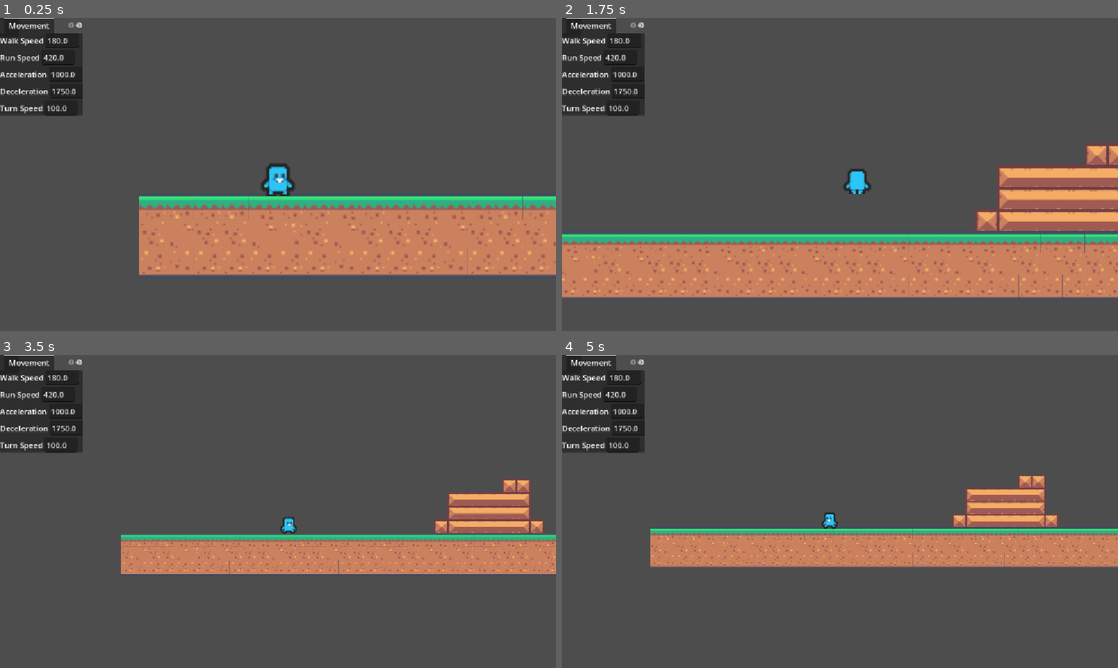
Above: before the commit, frames 1-4 (two rows, left to right).
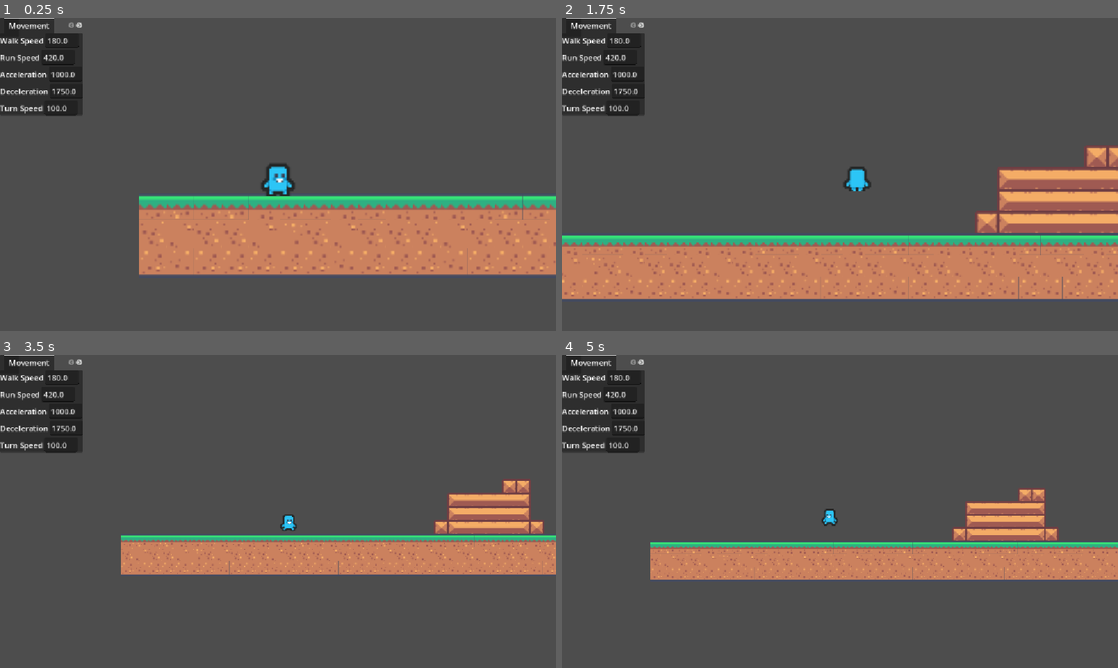
Above: after the commit, the same moments.

Repository: bridgerbird/GMTK2026-Game-Jam
Game: Godot game, scene res://scenes/level_tutorial.tscn
Two runs of this game, one before a commit and one after it. Both use one fixed random seed, a clock stepped at 60 frames per second and the inputs below. The project has no main scene, so this scene is started directly.
Inputs:
- Up to frame 1 (0.25 s): no input
- Up to frame 2 (1.75 s): hold D (move_right) from 0.53 s (still down); tap W (twist) at 0.6, 1.55 s; tap Space (jump) at 0.77, 0.8, 1.07, 1.35, 1.52 s
- Up to frame 3 (3.5 s): tap Space (jump) at 1.82, 2.3, 3.02, 3.32 s; release D (move_right) at 2.03 s; hold A (move_left) 2.03-2.78 s; hold Shift (run) 2.03-2.78 s; hold D (move_right) from 2.78 s (still down); tap W (twist) at 2.85 s
- Up to frame 4 (5 s): tap W (twist) at 3.6, 4.55 s; tap Space (jump) at 3.77, 3.8, 4.07, 4.35, 4.52, 4.82 s; release D (move_right) at 4.28 s; hold A (move_left) from 4.28 s (still down)

The runs differ from the first frame. In frame 2, 6.5% of the frame differs, in the area x 0-100%, y 40-90%; in frame 3, 2.3%; in frame 4, 11%, in the area x 15-100%, y 38-72%.

Commit message:
Refined twist ability and jump gravities

Diff:
--- a/scripts/game_config.gd
+++ b/scripts/game_config.gd
@@ -8,12 +8,12 @@
 var turn_speed = 100.0
 var jump_velocity = -460.0
 var ascend_gravity = 980.0
-var descend_gravity = 2000.0
-var float_gravity = 260.0
+var descend_gravity = 1200.0
+var float_gravity = 360.0
 var float_threshold = 17.0
 var jump_cut_multiplier = 0.25
 var number_of_jumps = 1.0
-var jump_twist_time = 0.4
+var jump_twist_time = 0.3
 var jump_twist_float = 400.0
 
 # Camera Configs
--- a/scripts/player.gd
+++ b/scripts/player.gd
@@ -45,7 +45,8 @@
 		# End of jump (the fall), use descend_gravity
 		elif velocity.y > GameConfig.float_threshold:
 			if twist_override:
-				velocity.y += GameConfig.jump_twist_float * delta
+				# Twist gravity
+				velocity.y -= GameConfig.jump_twist_float * delta
 			else:
 				velocity.y += GameConfig.descend_gravity * delta
 				update_animation("fall")
@@ -57,7 +58,7 @@
 			else:
 				velocity.y += GameConfig.float_gravity * delta
 				update_animation("jump_peak")
-
+		print(velocity)
 
 	# Remove a jump if fell off edge
 	#	without it, you can still jump after falling
